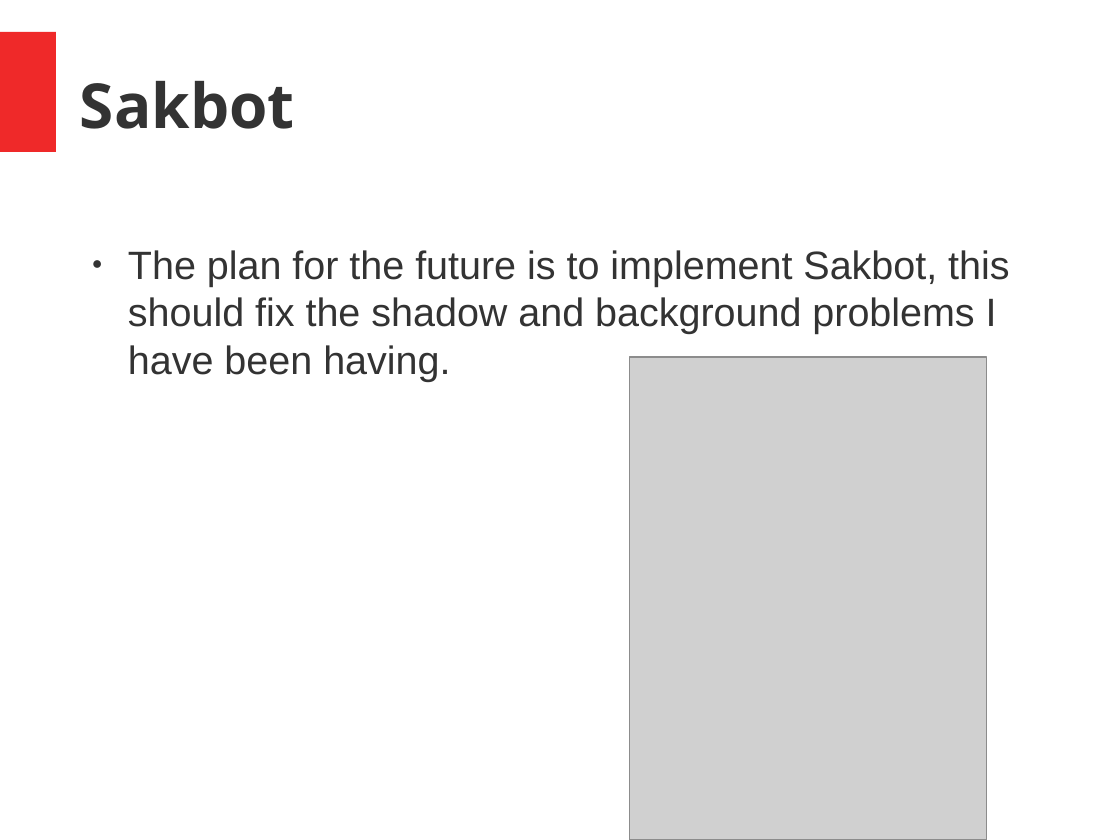
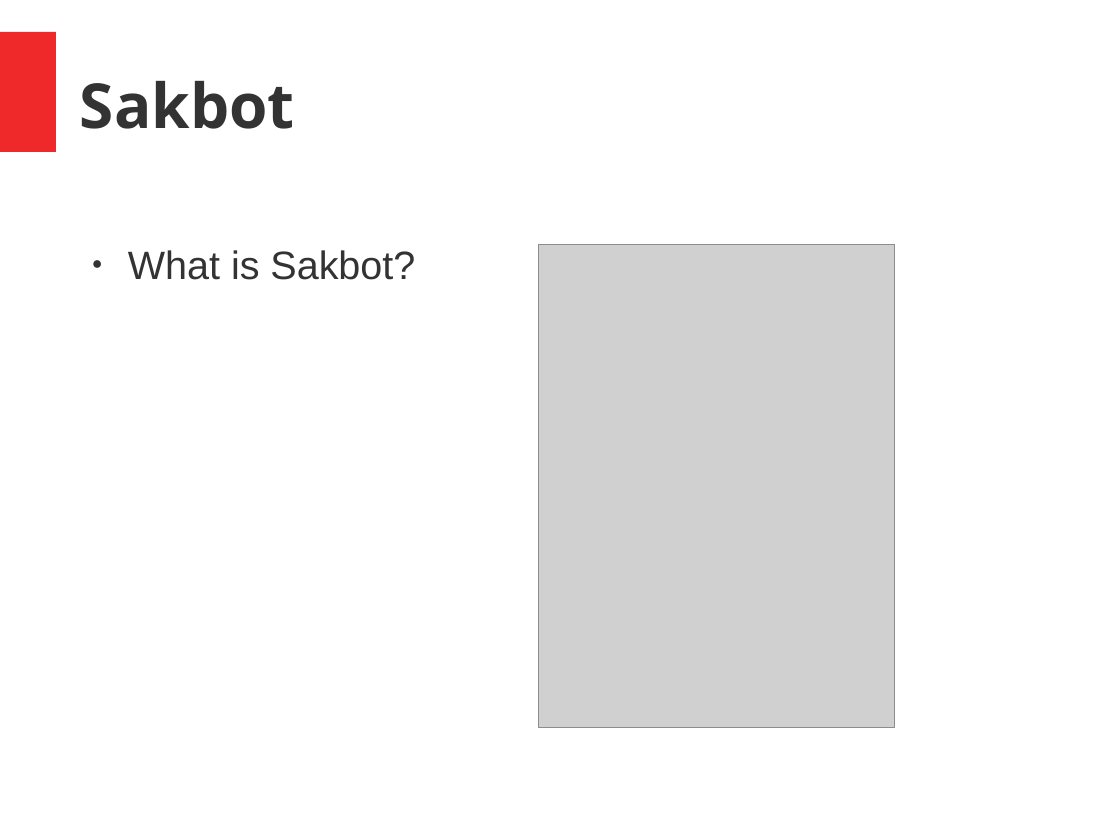
Before and after one commit to joseph-allen/MinsharaMask, a slide deck: slide 21 of SeminarJosephAllen.odp (slide 16 before the commit). Drawn at 1120x840 pixels with LibreOffice and Linux fonts; fonts in the diff are those of the drawing; grey boxes stand for pictures. Boxes give left, top, right and bottom in pixels: in the first picture for what was removed or moved away, otherwise in the second. Text is boxed around its words. In the diff, an @@ line names an element or a change of style, - is before the commit and + after.

```diff
--- a/SeminarJosephAllen.odp
+++ b/SeminarJosephAllen.odp
@@ text at <box>128,250,415,280</box>: text changed @@
-● The plan for the future is to implement Sakbot, this should fix the shadow and background problems I have been having.
+● What is Sakbot?
@@ picture: place and size @@
-picture at <box>630,357,987,839</box>
+picture at <box>539,244,895,727</box>
```
Also in this commit, not shown: 7 other slides changed, 14 slides added, 6 slides removed.
